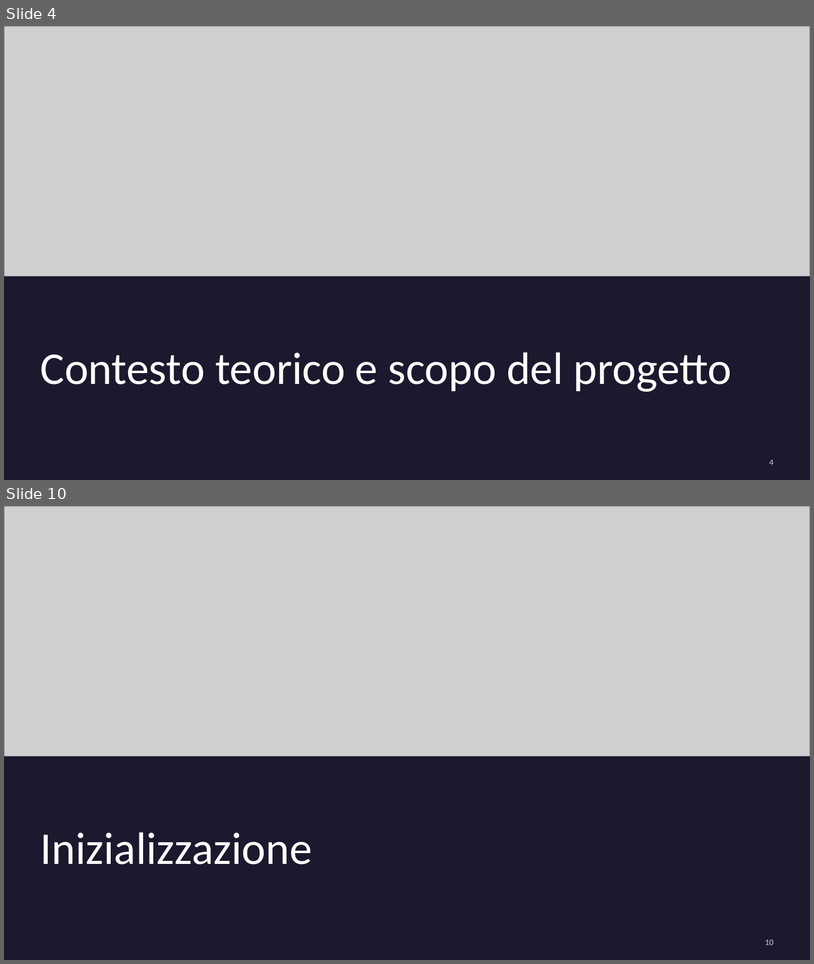
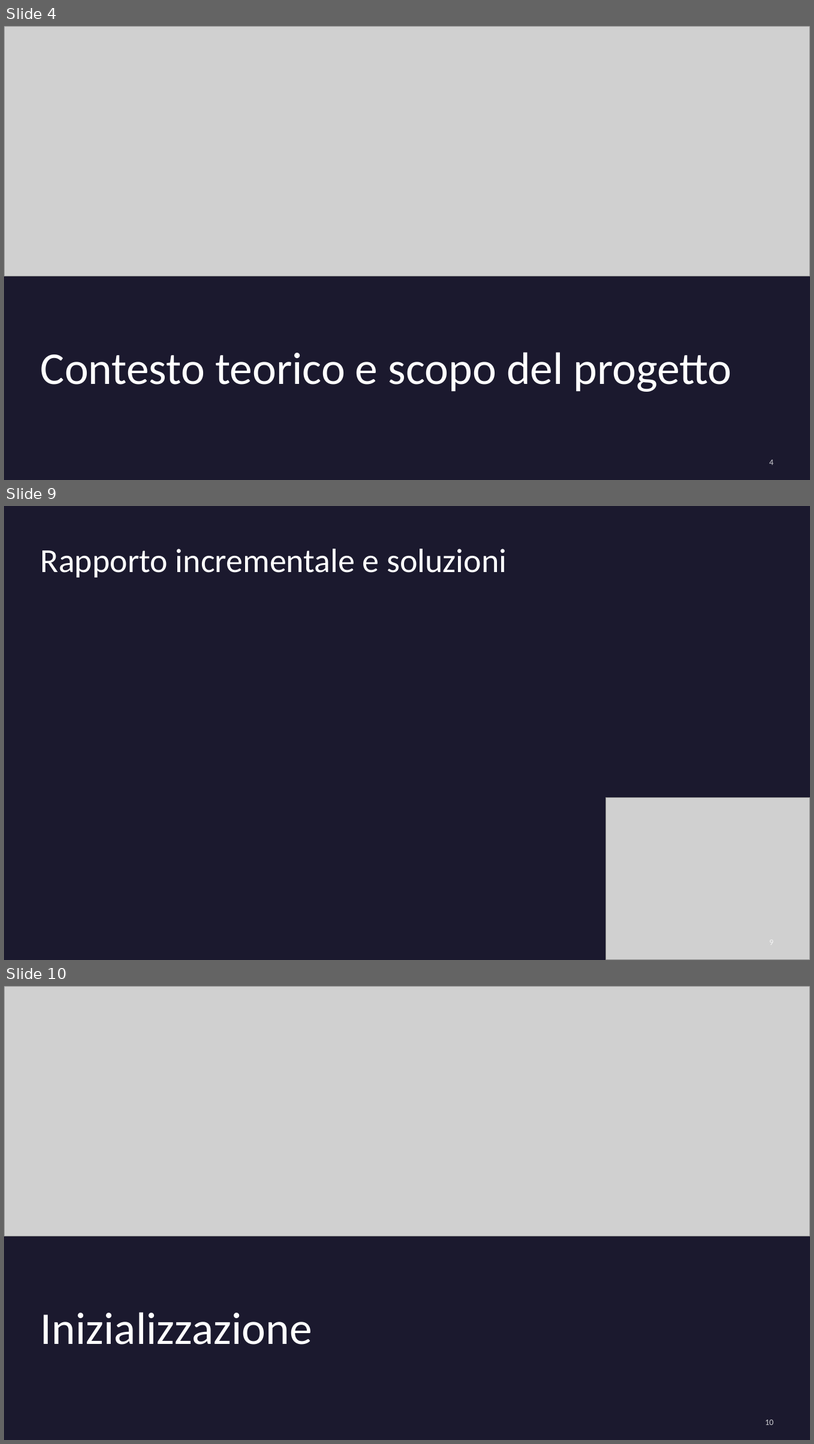
Before and after one commit to AlessandroPaduret/Numerical-Analysis, a slide deck: presentazione/Presentazione progetto Calcolo Numerico 2026.pptx. Shown one above the other, each under a label of ours: slides 4 and 10 before the commit, slides 4, 9 and 10 after it; the slides between them are not shown. The pictures are 814x964 and 814x1444 pixels, drawn with LibreOffice and Linux fonts; fonts in the diff are those of the drawing; grey boxes stand for pictures. Boxes give left, top, right and bottom in pixels: in the first picture for what was removed or moved away, otherwise in the second. Text is boxed around its words. In the diff, an @@ line names an element or a change of style, - is before the commit and + after.

```diff
--- a/presentazione/Presentazione progetto Calcolo Numerico 2026.pptx
+++ b/presentazione/Presentazione progetto Calcolo Numerico 2026.pptx
@@ slide 9 added at bbox=[4, 506, 810, 960], background #1B192E @@
@@ title added at bbox=[41, 549, 507, 577], 40 pt, text #FFFFFF @@
+Rapporto incrementale e soluzioni
@@ picture added at bbox=[606, 797, 810, 960] @@
@@ page number added at bbox=[770, 937, 774, 947], 10 pt, text #FFFFFF at 80% opacity @@
+9
```
Also in this commit, not shown: 1 slide changed, 3 other slides added, 4 slides removed, 6 other files.
